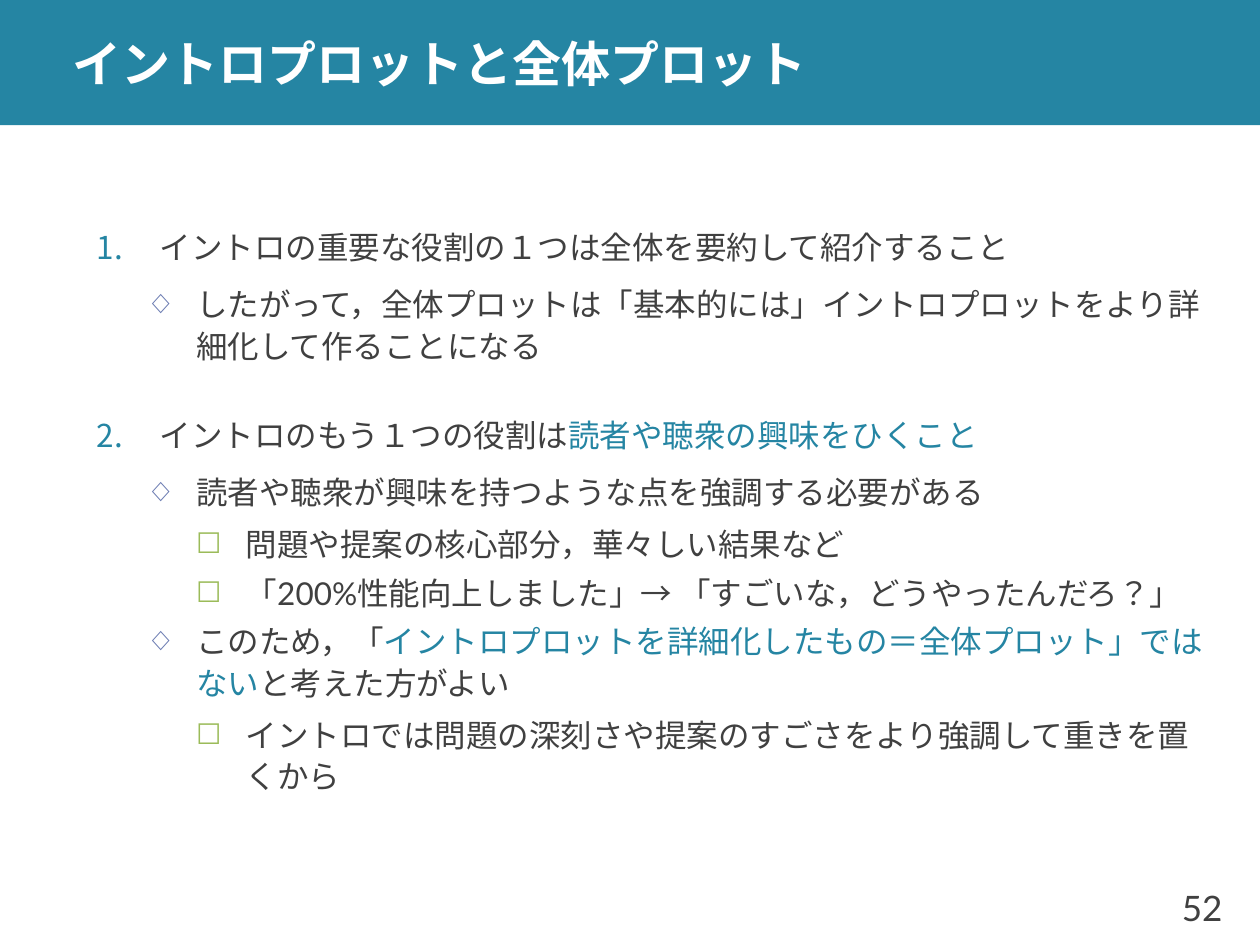
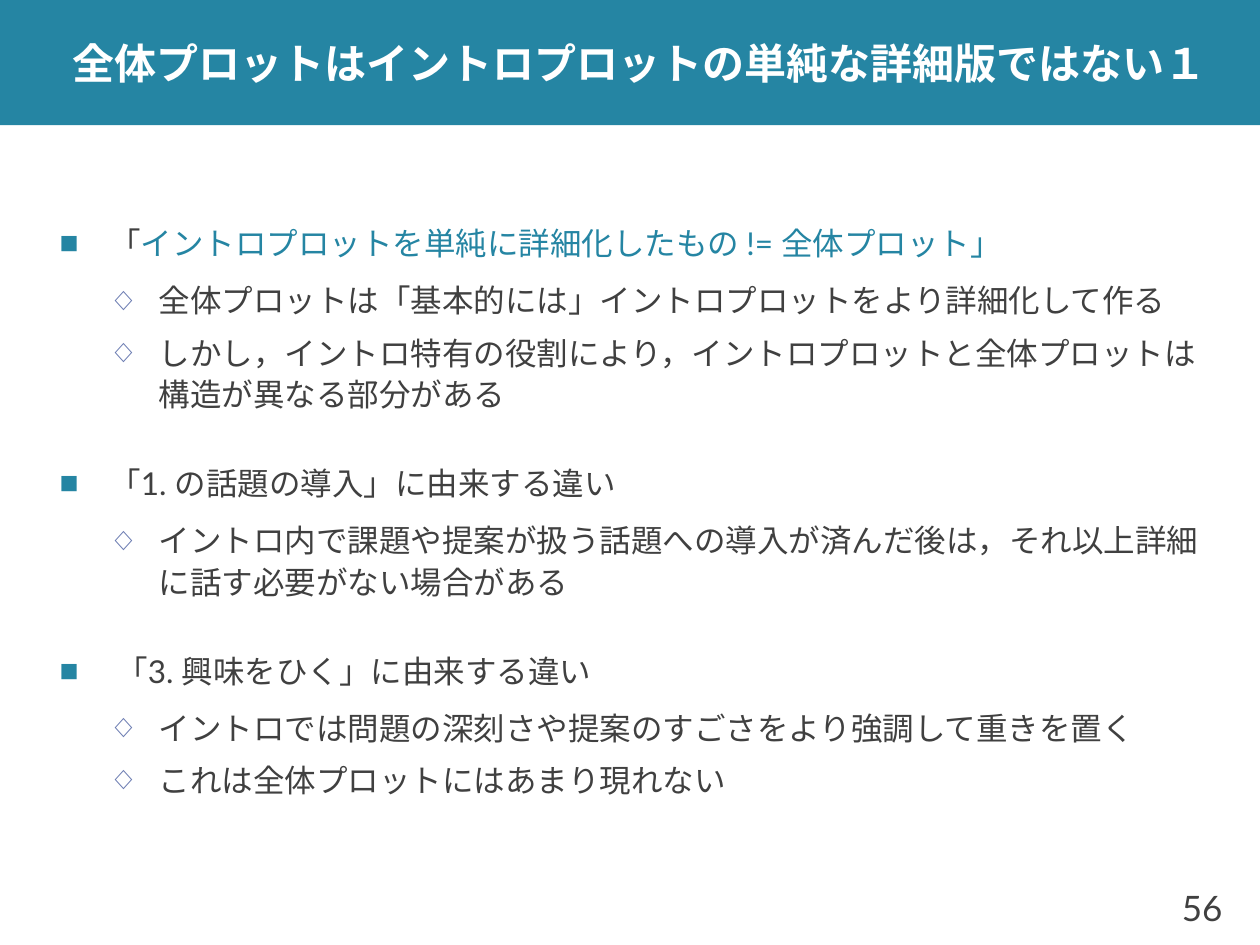
Before and after one commit to shioya-lab/how-to, a slide deck: slide 56 of plot.pptx (slide 52 before the commit). Drawn at 1260x945 pixels with LibreOffice and Linux fonts; fonts in the diff are those of the drawing. Boxes give left, top, right and bottom in pixels: in the first picture for what was removed or moved away, otherwise in the second. Text is boxed around its words. In the diff, an @@ line names an element or a change of style, - is before the commit and + after.

Commit message:
plot を v15 に
イントロプロットと全体プロットの関係を整理

```diff
--- a/plot.pptx
+++ b/plot.pptx
@@ title at [72,43,1206,83]: text changed; size 28 to 24 pt @@
-イントロプロットと全体プロット
+全体プロットはイントロプロットの単純な詳細版ではない１
@@ text at [109,228,1199,795]: text changed @@
-1. イントロの重要な役割の１つは全体を要約して紹介すること
-  ◇ したがって，全体プロットは「基本的には」イントロプロットをより詳細化して作ることになる
-2. イントロのもう１つの役割は読者や聴衆の興味をひくこと
-  ◇ 読者や聴衆が興味を持つような点を強調する必要がある
-    ☐ 問題や提案の核心部分，華々しい結果など
-    ☐ 「200%性能向上しました」→ 「すごいな，どうやったんだろ？」
-  ◇ このため，「イントロプロットを詳細化したもの＝全体プロット」ではないと考えた方がよい
-    ☐ イントロでは問題の深刻さや提案のすごさをより強調して重きを置くから
+■ 「イントロプロットを単純に詳細化したもの != 全体プロット」
+  ◇ 全体プロットは「基本的には」イントロプロットをより詳細化して作る
+  ◇ しかし，イントロ特有の役割により，イントロプロットと全体プロットは構造が異なる部分がある
+■ 「1. の話題の導入」に由来する違い
+  ◇ イントロ内で課題や提案が扱う話題への導入が済んだ後は，それ以上詳細に話す必要がない場合がある
+■ 「3. 興味をひく」に由来する違い
+  ◇ イントロでは問題の深刻さや提案のすごさをより強調して重きを置く
+  ◇ これは全体プロットにはあまり現れない
@@ page number at [1182,896,1223,922]: text changed @@
-52
+56
```
Also in this commit, not shown: 12 other slides changed, 1 slide added, 1 other file.
